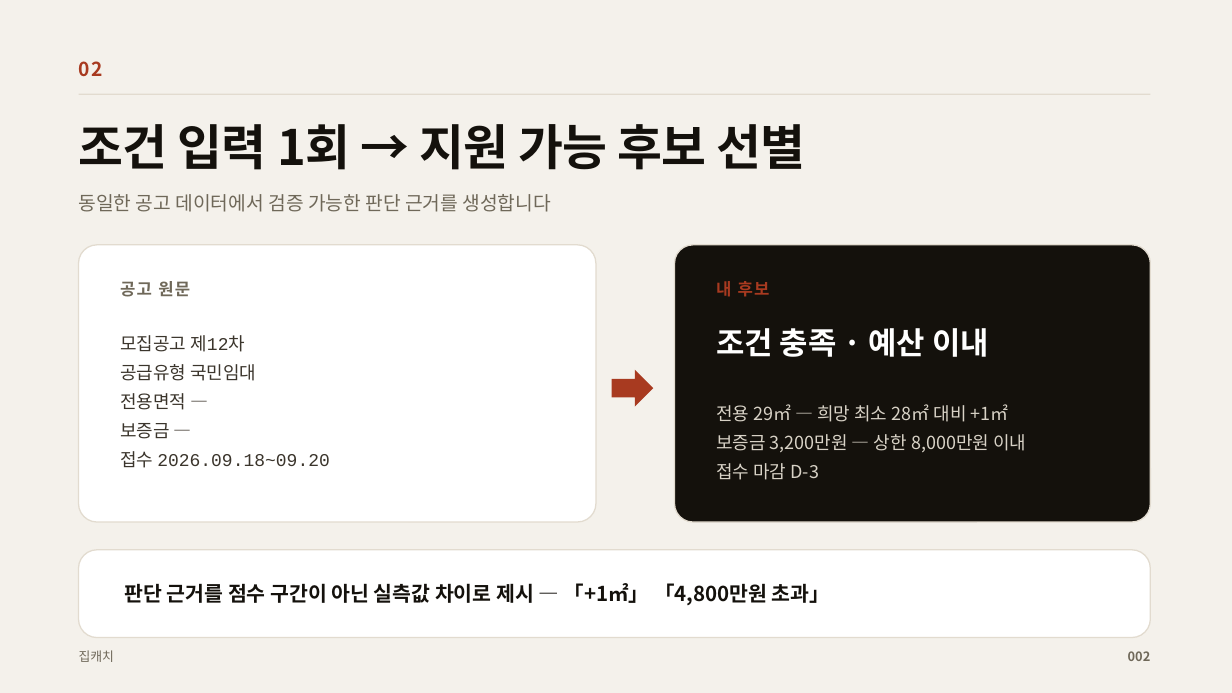
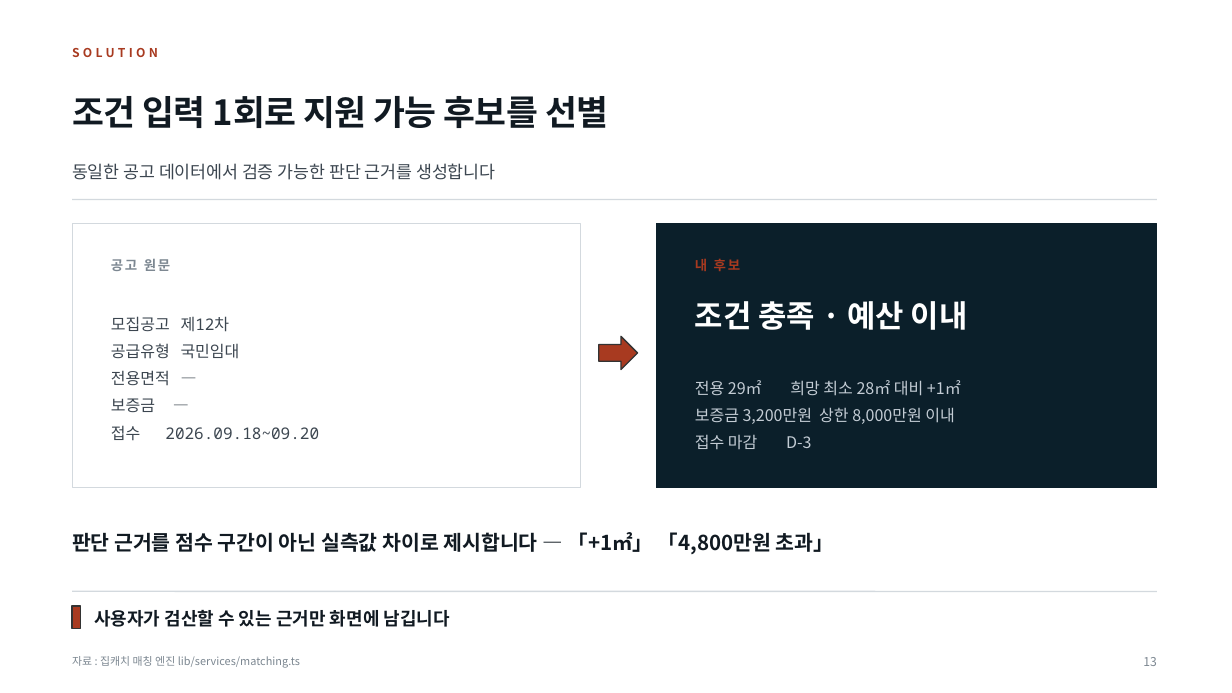
Before and after one commit to yubinxe/ch_insight, a slide deck: slide 13 of docs/presentation/집캐치_IR.pptx (slide 3 before the commit). Drawn at 1232x693 pixels with LibreOffice and Linux fonts; fonts in the diff are those of the drawing. Boxes give left, top, right and bottom in pixels: in the first picture for what was removed or moved away, otherwise in the second. Text is boxed around its words. In the diff, an @@ line names an element or a change of style, - is before the commit and + after.

```diff
--- a/docs/presentation/집캐치_IR.pptx
+++ b/docs/presentation/집캐치_IR.pptx
@@ background #F4F1EB to #FFFFFF @@
@@ text added at <box>72,48,158,57</box>, 9.5 pt, text #A83A20, bold @@
+SOLUTION
@@ text removed at <box>79,61,103,76</box> @@
-02
@@ text at <box>72,96,608,128</box>: text changed; size 38 to 27 pt; text colour #14110C to #111A22 @@
-조건 입력 1회 → 지원 가능 후보 선별
+조건 입력 1회로 지원 가능 후보를 선별
@@ text "동일한 공고 데이터에서 검증 가능한 ...": place and size @@
-text "동일한 공고 데이터에서 검증 가능한 ..." at <box>79,194,551,212</box>
+text "동일한 공고 데이터에서 검증 가능한 ..." at <box>72,163,495,180</box>
@@ text "동일한 공고 데이터에서 검증 가능한 ..." at <box>72,163,495,180</box>: size 15 to 13.5 pt, text colour #6F6859 to #3C4650 @@
@@ line moved from (79, 94) - (1151, 94) to (72, 200) - (1157, 200) @@
@@ line (72, 200) - (1157, 200): stroke #E2DBCF 1 pt to #D3D9DE 1 pt @@
@@ rectangle added at <box>72,224,580,488</box>, fill #FFFFFF, outline #D3D9DE 0.75 pt @@
@@ rectangle added at <box>656,224,1157,488</box>, fill #0B1F2A, outline #0B1F2A 0.75 pt @@
@@ rounded rectangle removed at <box>79,245,596,522</box> @@
@@ text "공고 원문": place and size @@
-text "공고 원문" at <box>120,281,190,297</box>
+text "공고 원문" at <box>111,259,170,271</box>
@@ text "공고 원문" at <box>111,259,170,271</box>: size 13 to 10.5 pt, text colour #6F6859 to #7C8791, letter spacing 1 to 1.4 pt @@
@@ rounded rectangle removed at <box>675,245,1151,522</box> @@
@@ text "내 후보": place and size @@
-text "내 후보" at <box>716,281,770,297</box>
+text "내 후보" at <box>695,258,740,271</box>
@@ text "내 후보" at <box>695,258,740,271</box>: size 13 to 10.5 pt, letter spacing 1 to 1.4 pt @@
@@ text "모집공고 제12차": place and size @@
-text "모집공고 제12차" at <box>120,335,330,468</box>
+text "모집공고 제12차" at <box>111,316,319,440</box>
@@ text "모집공고 제12차" at <box>111,316,319,440</box>: size 14 to 12.5 pt, font Courier New to Noto Sans Mono, text colour #3B352C to #3C4650; line spacing 1.35 to 1.42 @@
@@ text "조건 충족 · 예산 이내": place and size @@
-text "조건 충족 · 예산 이내" at <box>716,328,989,357</box>
+text "조건 충족 · 예산 이내" at <box>695,301,968,330</box>
@@ right arrow: place and size @@
-right arrow at <box>612,370,653,407</box>
+right arrow at <box>599,336,638,370</box>
@@ right arrow at <box>599,336,638,370</box>: outline none to #333333 1 pt @@
@@ text "전용 29㎡ 희망 최소 28㎡ ...": place and size @@
-text "전용 29㎡ 희망 최소 28㎡ ..." at <box>716,404,1026,480</box>
+text "전용 29㎡ 희망 최소 28㎡ ..." at <box>695,380,961,449</box>
@@ text at <box>695,380,961,424</box>: text changed; size 14 to 12.5 pt; text colour #D8D2C6 to #C3CCD4 @@
-전용 29㎡ — 희망 최소 28㎡ 대비 +1㎡
-보증금 3,200만원 — 상한 8,000만원 이내
+전용 29㎡ 희망 최소 28㎡ 대비 +1㎡
+보증금 3,200만원 상한 8,000만원 이내
@@ text at <box>695,434,811,449</box>: size 14 to 12.5 pt, text colour #D8D2C6 to #C3CCD4 in "접수 마감 D-3"; line spacing 1.35 to 1.42 @@
@@ text at <box>72,532,834,554</box>: text changed; text colour #14110C to #111A22 @@
-판단 근거를 점수 구간이 아닌 실측값 차이로 제시 — 「+1㎡」 「4,800만원 초과」
+판단 근거를 점수 구간이 아닌 실측값 차이로 제시합니다 — 「+1㎡」 「4,800만원 초과」
@@ rounded rectangle removed at <box>79,550,1151,638</box> @@
@@ line added from (72, 592) to (1157, 592), #D3D9DE 1 pt @@
@@ rectangle added at <box>72,606,80,628</box>, fill #A83A20, outline #333333 1 pt @@
@@ text added at <box>94,610,450,627</box>, 14 pt, text #111A22, bold @@
+사용자가 검산할 수 있는 근거만 화면에 남깁니다
@@ text added at <box>72,656,300,668</box>, 8.5 pt, text #7C8791 @@
+자료 : 집캐치 매칭 엔진 lib/services/matching.ts
@@ text removed at <box>79,650,114,662</box> @@
-집캐치
@@ text removed at <box>1128,651,1151,661</box> @@
-002
@@ text added at <box>1143,657,1156,666</box>, 9.5 pt, text #7C8791 @@
+13
```
Also in this commit, not shown: 8 other slides changed, 10 slides added, 1 slide removed, 4 other files.
